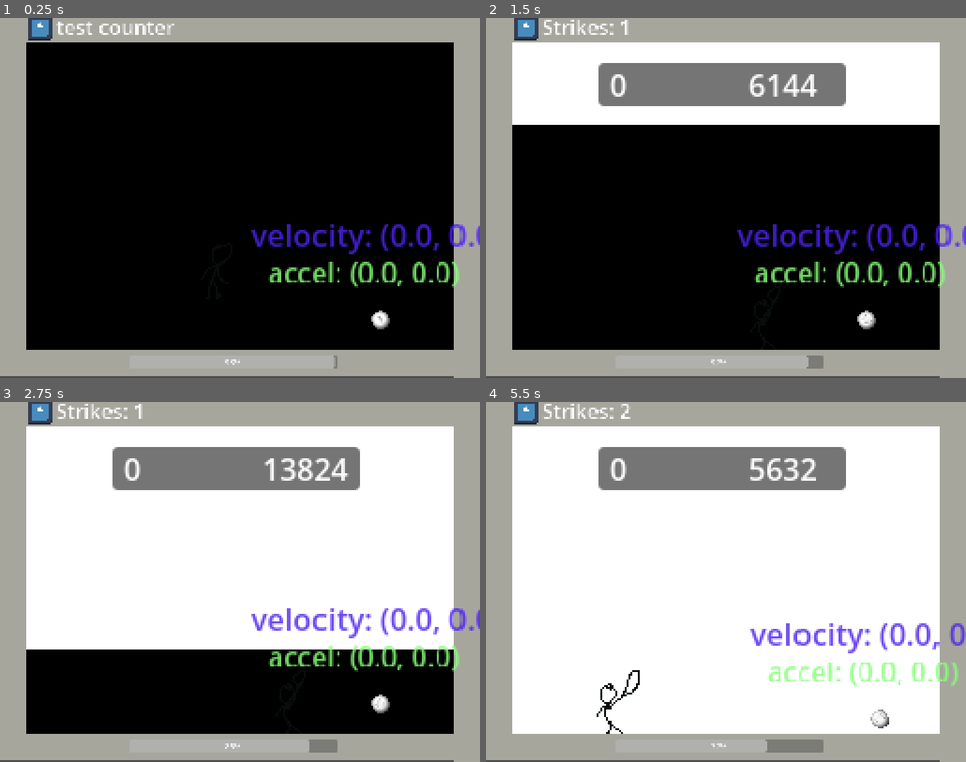
Above: before the commit, frames 1-4 (two rows, left to right).
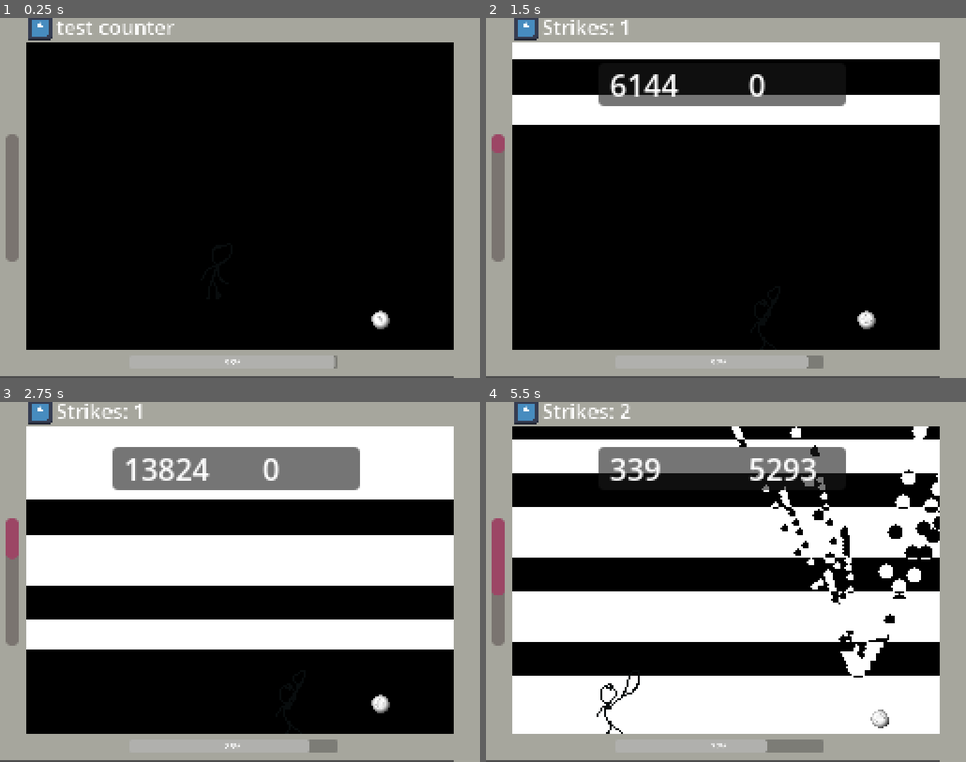
Above: after the commit, the same moments.

Repository: furiousknight25/Counter-Effects
Game: Godot game, scene res://Managers/game_state_manager.tscn
The game is run twice, just before and just after one commit, with the same random seed, the same clock (stepped at 60 frames per second) and the same inputs. The engine's default icon, where the game draws it, is replaced by a stand-in: a white triangle on a blue panel in a dark square. Sound files missing from this copy of the repository are replaced by a short silence.
Inputs (mouse positions are in pixels of both pictures, inside the frame that each line leads up to):
- Up to frame 1 (0.25 s): no input
- Up to frame 2 (1.5 s): tap Enter (ui_accept) at 0.5, 0.77, 1.07 s; move the mouse to (831, 180) at 0.52 s; hold D (right) 0.53-1.28 s; click (831, 180) at 0.6 s; tap 1 (1, bound only after the commit) at 0.8, 1.35 s; move the mouse to (630, 216) at 1.27 s; hold A (left) from 1.28 s (still down)
- Up to frame 3 (2.75 s): tap Enter (ui_accept) at 1.52, 1.82 s; tap 2 (2, bound only after the commit) at 1.55, 2.1 s; move the mouse to (288, 502) at 2.02 s; release A (left) at 2.03 s; hold D (right) from 2.03 s (still down); tap 3 (3, bound only after the commit) at 2.3 s
- Up to frame 4 (5.5 s): move the mouse to (702, 654) at 2.77 s; release D (right) at 2.78 s; hold W (up) 2.78-3.53 s; tap 3 (3, bound only after the commit) at 2.85 s; tap Enter (ui_accept) at 3.02, 3.32, 3.77, 4.07, 4.52, 4.55, 4.82, 5.1 s; tap 4 (4, bound only after the commit) at 3.05, 3.6 s; move the mouse to (870, 636) at 3.52 s; hold A (left) from 3.53 s (still down); tap 5 (5, bound only after the commit) at 3.8, 4.35 s; move the mouse to (582, 528) at 4.27 s; move the mouse to (750, 582) at 5.02 s; click (750, 582) at 5.3 s

The runs differ from the first frame. In frame 1, 3.3% of the frame differs, in the area x 1-100%, y 32-75%; in frame 2, 12%; in frame 3, 21%; in frame 4, 30%, in the area x 1-100%, y 6-80%.

Commit message:
done adaptive

Diff:
--- a/new-game-project/Inking/inking.gd
+++ b/new-game-project/Inking/inking.gd
@@ -125,7 +125,7 @@
 		for x in range(final_image.get_width()):
 
 			var color = final_image.get_pixel(x, y) # Get the color of the current pixel
-			canvas_image.set_pixel(x, y, Color.WHITE);
+			canvas_image.set_pixel(x, y, color.inverted());
 
 			var brightness = color.v # v is the value part, which is brightness
 
--- /dev/null
+++ b/new-game-project/Music/AdaptiveMusic.gd
@@ -0,0 +1,70 @@
+extends Node
+class_name AdaptiveMusic
+
+@export var tracks : Array[AudioStreamPlayer]
+@export var bpm: float = 159.0
+
+@onready var progress_bar: ProgressBar = $UI/ProgressBar
+@onready var master_track = tracks[0]
+
+var beat_duration: float # per second number
+func _ready() -> void:
+	beat_duration = 60.0 /bpm
+	start()
+
+func _process(delta: float) -> void:
+	if Input.is_action_just_pressed("1"):
+		increase_volume(0, -10.0, .01)
+	if Input.is_action_just_pressed("2"):
+		increase_volume(1, -10.0, .01)
+	if Input.is_action_just_pressed("3"):
+		increase_volume(2, -10.0, .01)
+	if Input.is_action_just_pressed("4"):
+		increase_volume(3, -10.0, .01)
+	if Input.is_action_just_pressed("5"):
+		increase_volume(0, -80.0, .5)
+		increase_volume(1, -80.0, .5)
+		increase_volume(2, -80.0, .5)
+		increase_volume(3, -80.0, .5)
+
+func start():
+	for i in tracks:
+		i.play()
+
+	master_track = tracks[0]
+
+	await master_track.ready
+
+	var measure_duration = 4.0 * beat_duration #assuming 4/4 time
+	var current_time = master_track.get_playback_position()
+	var sync_time = fmod(current_time, measure_duration)
+
+	for i in range(1, tracks.size()):
+		var follower_track = tracks[i]
+		follower_track.seek(sync_time)
+
+func increase_volume(idx: int, volume : float, fade_duration: float):
+	if idx >= tracks.size():
+		print("AINT NO DAMN TRACK EXISTS")
+		return
+
+	var current_time = master_track.get_playback_position()
+	var measure_duration = 4.0 * beat_duration * 4
+
+	var time_untill_sync = measure_duration - fmod(current_time, measure_duration)
+
+	var tween_bar = get_tree().create_tween()
+	tween_bar.tween_property(progress_bar, "value", 100.0, time_untill_sync) #debug
+
+	print(time_untill_sync)
+	await tween_bar.finished
+	var tween = get_tree().create_tween()
+	tween.tween_property(tracks[idx], "volume_db", volume, fade_duration)
+	var final_pos = progress_bar.position
+	progress_bar.position.y += 5
+
+	var twee = get_tree().create_tween().tween_property(progress_bar,'position', final_pos, 1.0).set_trans(tween.TRANS_ELASTIC).set_ease(Tween.EASE_OUT)
+	var fina_rot = progress_bar.rotation
+	progress_bar.rotation += .05
+	var twee2 = get_tree().create_tween().tween_property(progress_bar,'rotation', fina_rot, 2.0).set_trans(tween.TRANS_ELASTIC).set_ease(Tween.EASE_OUT)
+	progress_bar.value = 0.0
--- /dev/null
+++ b/new-game-project/Music/Music.tscn
@@ -0,0 +1,49 @@
+[gd_scene load_steps=7 format=3 uid="uid://dey6d573npxbl"]
+
+[ext_resource type="Script" uid="uid://b088dki1h7ogg" path="res://Music/music.gd" id="1_4uau5"]
+[ext_resource type="Script" uid="uid://b1v22bdyxocy0" path="res://Music/AdaptiveMusic.gd" id="2_ytcby"]
+[ext_resource type="AudioStream" uid="uid://bq4j0qjv7l34w" path="res://assets/Music/INurMIND.amen.wav" id="3_b75lf"]
+[ext_resource type="AudioStream" uid="uid://da00dux0vgui" path="res://assets/Music/INurMIND.chop.wav" id="4_f4ytw"]
+[ext_resource type="AudioStream" uid="uid://dsnxe2jwpgmjg" path="res://assets/Music/INurMIND.perc.wav" id="5_k5d4v"]
+[ext_resource type="AudioStream" uid="uid://h4mn5ksf8kfi" path="res://assets/Music/INurMIND.subb.wav" id="6_i3iy5"]
+
+[node name="Music" type="Node"]
+script = ExtResource("1_4uau5")
+
+[node name="OpenYourMind" type="Node" parent="." node_paths=PackedStringArray("tracks")]
+script = ExtResource("2_ytcby")
+tracks = [NodePath("chop"), NodePath("perc"), NodePath("subb"), NodePath("amen")]
+
+[node name="chop" type="AudioStreamPlayer" parent="OpenYourMind"]
+stream = ExtResource("4_f4ytw")
+volume_db = -10.0
+
+[node name="perc" type="AudioStreamPlayer" parent="OpenYourMind"]
+stream = ExtResource("5_k5d4v")
+volume_db = -80.0
+
+[node name="subb" type="AudioStreamPlayer" parent="OpenYourMind"]
+stream = ExtResource("6_i3iy5")
+volume_db = -80.0
+
+[node name="amen" type="AudioStreamPlayer" parent="OpenYourMind"]
+stream = ExtResource("3_b75lf")
+volume_db = -80.0
+
+[node name="UI" type="Control" parent="OpenYourMind"]
+z_index = 4
+layout_mode = 3
+anchors_preset = 0
+offset_right = 40.0
+offset_bottom = 40.0
+
+[node name="ProgressBar" type="ProgressBar" parent="OpenYourMind/UI"]
+modulate = Color(0.8083216, 0, 0.3328494, 1)
+layout_mode = 0
+offset_left = 3.0000005
+offset_top = 63.000008
+offset_right = 16.223482
+offset_bottom = 191.4567
+scale = Vector2(0.52936125, 0.52936125)
+fill_mode = 2
+show_percentage = false
--- /dev/null
+++ b/new-game-project/Music/music.gd
@@ -0,0 +1 @@
+extends Node
--- a/new-game-project/project.godot
+++ b/new-game-project/project.godot
@@ -20,6 +20,7 @@
 Director="*res://scripts/director.gd"
 Camera="*res://scenes/Camera.tscn"
 SignalBus="*res://SignalBus/SignalBus.gd"
+Music="*res://Music/Music.tscn"
 
 [display]
 
@@ -33,6 +34,7 @@
 "res://Levels/": "red",
 "res://Managers/": "orange",
 "res://MoneyComponent/": "green",
+"res://Music/": "yellow",
 "res://Upgrades/": "pink",
 "res://assets/": "red",
 "res://assets/Music/": "yellow",
@@ -91,6 +93,31 @@
 "events": [null, Object(InputEventKey,"resource_local_to_scene":false,"resource_name":"","device":-1,"window_id":0,"alt …(198 unchanged characters)…
 ]
 }
+1={
+"deadzone": 0.2,
+"events": [Object(InputEventKey,"resource_local_to_scene":false,"resource_name":"","device":-1,"window_id":0,"alt_pressed":false,"shift_pressed":false,"ctrl_pressed":false,"meta_pressed":false,"pressed":false,"keycode":0,"physical_keycode":49,"key_label":0,"unicode":49,"location":0,"echo":false,"script":null)
+]
+}
+2={
+"deadzone": 0.2,
+"events": [Object(InputEventKey,"resource_local_to_scene":false,"resource_name":"","device":-1,"window_id":0,"alt_pressed":false,"shift_pressed":false,"ctrl_pressed":false,"meta_pressed":false,"pressed":false,"keycode":0,"physical_keycode":50,"key_label":0,"unicode":50,"location":0,"echo":false,"script":null)
+]
+}
+3={
+"deadzone": 0.2,
+"events": [Object(InputEventKey,"resource_local_to_scene":false,"resource_name":"","device":-1,"window_id":0,"alt_pressed":false,"shift_pressed":false,"ctrl_pressed":false,"meta_pressed":false,"pressed":false,"keycode":0,"physical_keycode":51,"key_label":0,"unicode":51,"location":0,"echo":false,"script":null)
+]
+}
+4={
+"deadzone": 0.2,
+"events": [Object(InputEventKey,"resource_local_to_scene":false,"resource_name":"","device":-1,"window_id":0,"alt_pressed":false,"shift_pressed":false,"ctrl_pressed":false,"meta_pressed":false,"pressed":false,"keycode":0,"physical_keycode":52,"key_label":0,"unicode":52,"location":0,"echo":false,"script":null)
+]
+}
+5={
+"deadzone": 0.2,
+"events": [Object(InputEventKey,"resource_local_to_scene":false,"resource_name":"","device":-1,"window_id":0,"alt_pressed":false,"shift_pressed":false,"ctrl_pressed":false,"meta_pressed":false,"pressed":false,"keycode":0,"physical_keycode":53,"key_label":0,"unicode":53,"location":0,"echo":false,"script":null)
+]
+}
 
 [layer_names]
 
--- a/new-game-project/scenes/Ball.tscn
+++ b/new-game-project/scenes/Ball.tscn
@@ -6,6 +6,7 @@
 [ext_resource type="Script" uid="uid://dvloyvpvwr5sd" path="res://scripts/debug_mode.gd" id="4_dqebh"]
 [ext_resource type="PackedScene" uid="uid://dgm0ri1lo1qb7" path="res://scenes/physics_arrows_package.tscn" id="5_2svwt"]
 [ext_resource type="AudioStream" uid="uid://cl46ljdk2bbcf" path="res://assets/sfx/bathit.mp3" id="6_lp32b"]
+[ext_resource type="AudioStream" uid="uid://x5jmw4632a7w" path="res://assets/sfx/ink1.mp3" id="6_o1jpy"]
 [ext_resource type="AudioStream" uid="uid://hixoeupabdi2" path="res://assets/sfx/pongbounce.mp3" id="7_o1jpy"]
 
 [sub_resource type="CircleShape2D" id="CircleShape2D_ig1eg"]
@@ -34,6 +35,8 @@
 body_to_observe = NodePath("..")
 velocity_arrow_multiplier = 0.1
 accel_arrow_multiplier = 1
+hide_text = true
+hide_vectors = true
 
 [node name="CollisionShape2D" type="CollisionShape2D" parent="."]
 shape = SubResource("CircleShape2D_ig1eg")
@@ -61,6 +64,10 @@
 
 [node name="Sounds" type="Node" parent="."]
 
+[node name="Ink1" type="AudioStreamPlayer" parent="Sounds"]
+stream = ExtResource("6_o1jpy")
+max_polyphony = 10
+
 [node name="BallHit" type="AudioStreamPlayer2D" parent="Sounds"]
 stream = ExtResource("6_lp32b")
 
--- a/new-game-project/scenes/character_body_2d.tscn
+++ b/new-game-project/scenes/character_body_2d.tscn
@@ -14,6 +14,8 @@
 [ext_resource type="Script" uid="uid://ytgykf1yg2ik" path="res://scenes/sound_controller.gd" id="12_7pl6r"]
 [ext_resource type="AudioStream" uid="uid://duqxkj7ji5bxx" path="res://assets/sfx/footstep.mp3" id="13_x5gf8"]
 [ext_resource type="AudioStream" uid="uid://ccsyrcfloglo7" path="res://assets/sfx/jump.mp3" id="14_42hdn"]
+[ext_resource type="AudioStream" uid="uid://baon8vnnrh6g2" path="res://assets/sfx/ink2.mp3" id="14_inrnk"]
+[ext_resource type="AudioStream" uid="uid://bc32x238qoxhd" path="res://assets/sfx/landonground.mp3" id="16_wqsd8"]
 
 [sub_resource type="CapsuleShape2D" id="CapsuleShape2D_nckey"]
 radius = 9.0
@@ -631,9 +633,13 @@
 volume_db = -12.187
 max_polyphony = 10
 
-[node name="Hurt" type="AudioStreamPlayer2D" parent="SoundController"]
+[node name="Ink2" type="AudioStreamPlayer" parent="SoundController"]
+stream = ExtResource("14_inrnk")
 
 [node name="Jump" type="AudioStreamPlayer2D" parent="SoundController"]
 stream = ExtResource("14_42hdn")
 
+[node name="Landonground" type="AudioStreamPlayer" parent="SoundController"]
+stream = ExtResource("16_wqsd8")
+
 [connection signal="timeout" from="SoundController/FootTimer" to="SoundController/FootTimer/FootStep" method="play"]
--- a/new-game-project/scripts/ball.gd
+++ b/new-game-project/scripts/ball.gd
@@ -27,7 +27,7 @@
 func set_state_freezing(freeze_time: float = 0):
 	cur_state = STATES.FREEZE
 	if freeze_time > 0:
-		var original_time_scale = Engine.time_scale
+		var original_time_scale = 1.0
 		Engine.time_scale = .1
 		await get_tree().create_timer(freeze_time, false, false, true).timeout
 		Engine.time_scale = original_time_scale
@@ -69,7 +69,7 @@
 	Camera.add_trauma(strength * .0001, direction)
 	speed += strength
 	velocity = direction * speed
-
+	$Sounds/Ink1.play()
 	$Sounds/BallHit.play()
 
 func hit_object(object):
--- a/new-game-project/scripts/player.gd
+++ b/new-game-project/scripts/player.gd
@@ -157,6 +157,7 @@
 func hit(direction : Vector2):
 
 	if !invince:
+		$SoundController/Ink2.play()
 		invince = true
 		set_health(get_health() - 1)
 		inking.splat_player(position, direction.normalized())
--- a/new-game-project/scripts/player_animation_c.gd
+++ b/new-game-project/scripts/player_animation_c.gd
@@ -49,6 +49,7 @@
 		set('parameters/conditions/top', true)
 
 	if is_on_floor and not was_on_floor:
+		$"../SoundController/Landonground".play()
 		if is_moving:
 			set("parameters/conditions/land_moving", true)
 		else:
Not shown, added: new-game-project/Music/AdaptiveMusic.gd.uid
Not shown, added: new-game-project/Music/music.gd.uid
Not shown, changed: new-game-project/assets/Music/INurMIND.perc.wav.import
Not shown, removed: new-game-project/assets/sfx/INurMIND.perc.wav.import
Not shown: 1 places in new-game-project/scenes/Ball.tscn that only renumber resources
Not shown: 1 places in new-game-project/scenes/character_body_2d.tscn that only renumber resources
Not shown, added: new-game-project/assets/Music/INurMIND.perc.wav
Not shown, removed: new-game-project/assets/sfx/INurMIND.perc.wav
